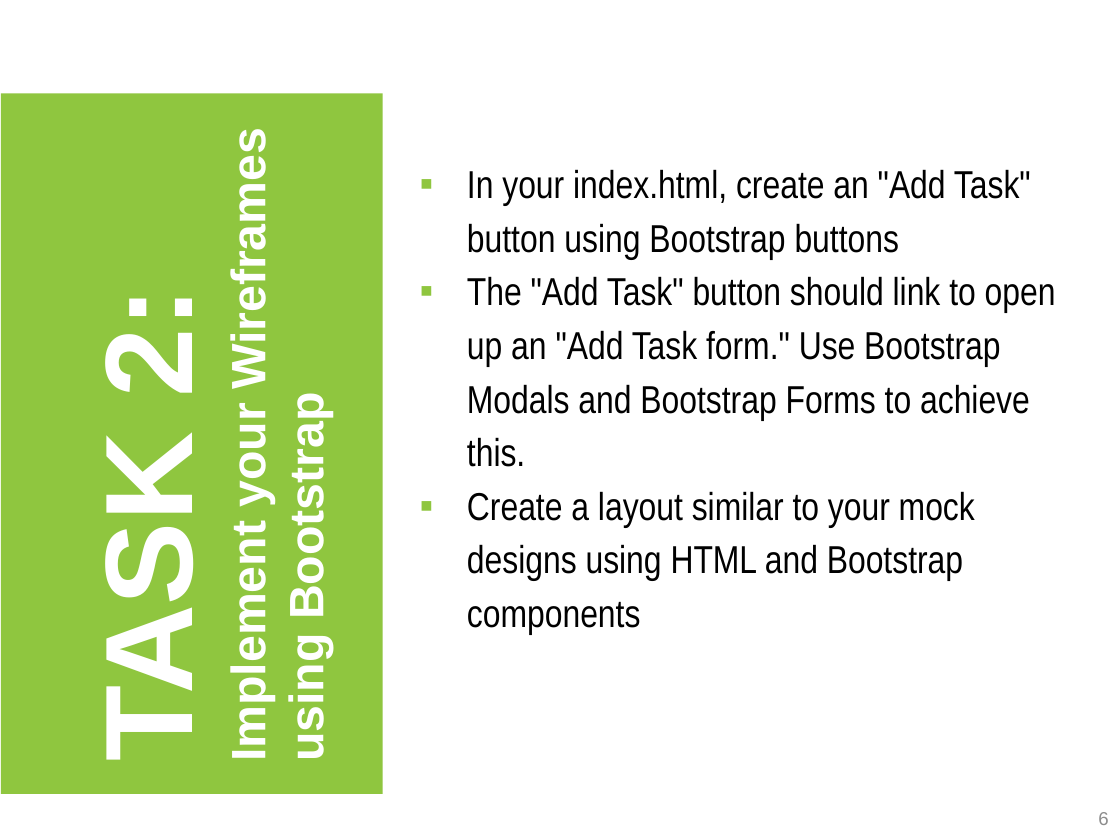
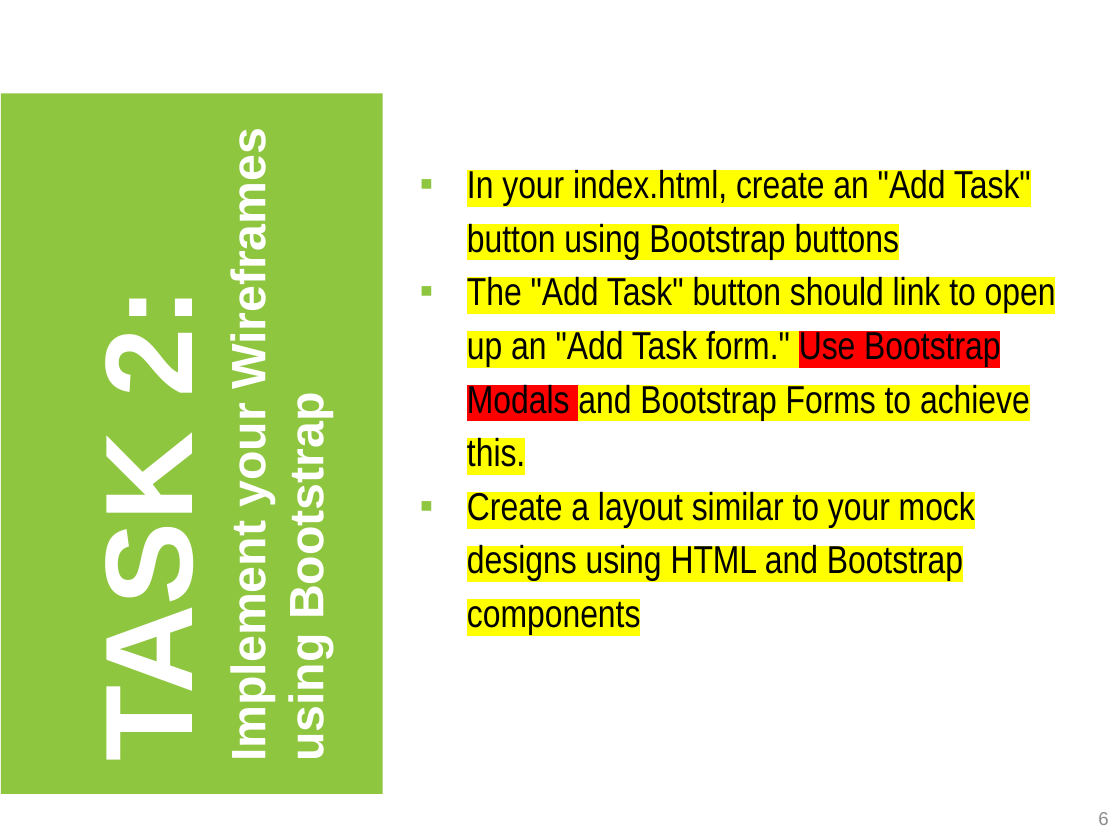
Before and after one commit to LiviaFResende/Task-List-Master, a slide deck: slide 6 of Sprint 1.pptx. Drawn at 1120x840 pixels with LibreOffice and Linux fonts; fonts in the diff are those of the drawing; background and template pictures are left out. Boxes give left, top, right and bottom in pixels: in the first picture for what was removed or moved away, otherwise in the second. Text is boxed around its words. In the diff, an @@ line names an element or a change of style, - is before the commit and + after.

```diff
--- a/Sprint 1.pptx
+++ b/Sprint 1.pptx
@@ text "In your index.html, create an ..." at (467, 167, 1056, 635): highlight none to #FFFF00; highlight none to #FF0000 in "Use Bootstrap Modals" @@
```
Also in this commit, not shown: 4 other slides changed, 3 other files.
